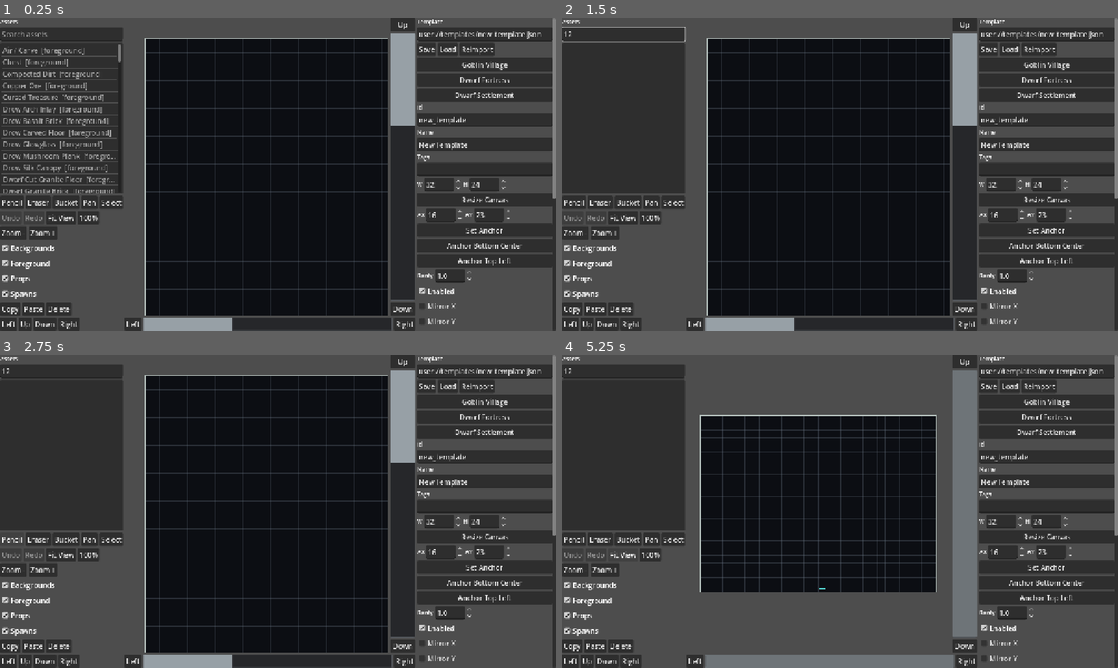
Above: before the commit, frames 1-4 (two rows, left to right).
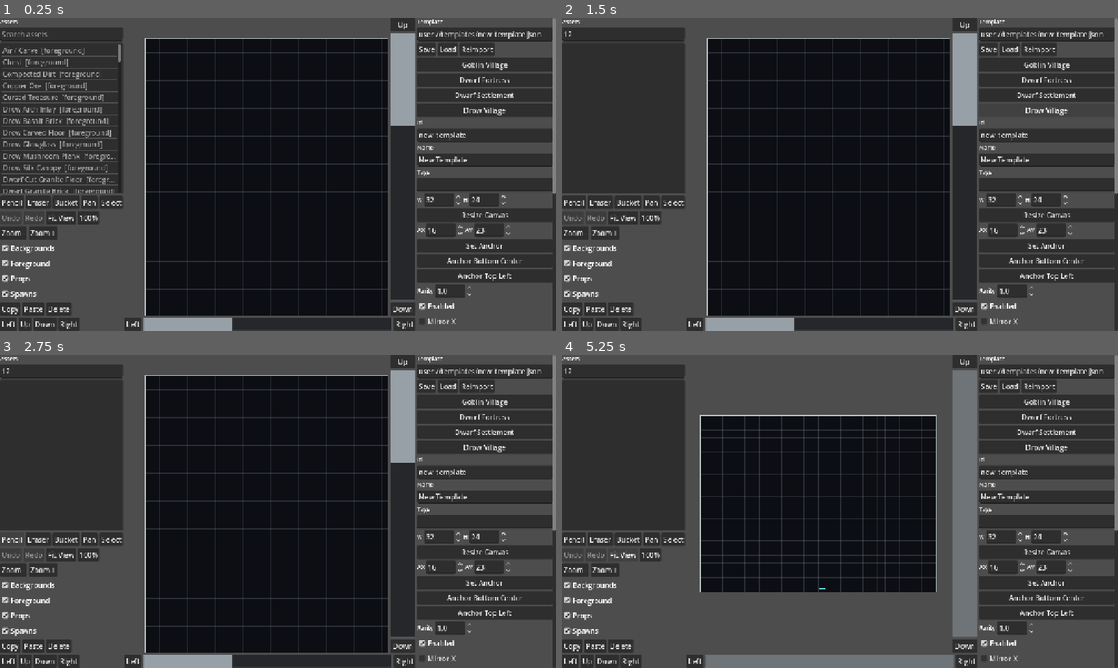
Above: after the commit, the same moments.

Repository: starrdye/deepbound
Game: Godot game, scene res://scenes/PrefabDesigner.tscn
Same seed, same stepped clock (60 frames per second), same inputs: the game is played once before the commit and once after it. This scene is started directly instead of the project's main scene.
Inputs (mouse positions are in pixels of both pictures, inside the frame that each line leads up to):
- Up to frame 1 (0.25 s): no input
- Up to frame 2 (1.5 s): click (623, 33) at 0.52 s; type "12" at 0.6 s; click (1045, 111) at 1.25 s, where only the run after the commit has a clickable "Drow Village"
- Up to frame 3 (2.75 s): click "Pencil" at 2 s
- Up to frame 4 (5.25 s): click "Bucket" at 2.75 s; click "Pan" at 3.5 s; click "Select" at 4.25 s; click "Fit View" at 5 s

The runs differ from the first frame. In frame 1, 8.1% of the frame differs, in the area x 75-100%, y 27-98%; in frame 2, 7.5%; in frame 3, 8.1%; in frame 4, 8.1%.

Commit message:
feat: expose Drow Village in the prefab template editor
Add "Drow Village" -> "res://data/templates/drow_village_full.json"
to BUILTIN_TEMPLATE_PATHS so the button appears in the template
picker panel and load_from_path() can resolve it.

Without this entry the button was missing entirely, making the
template invisible to in-editor authoring.

Co-Authored-By: Claude Sonnet 4.6 <noreply@anthropic.com>

Diff:
--- a/deepbound_godot/scripts/controllers/PrefabDesignerController.gd
+++ b/deepbound_godot/scripts/controllers/PrefabDesignerController.gd
@@ -20,6 +20,7 @@
 	"Goblin Village": "res://data/templates/goblin_village_full.json",
 	"Dwarf Fortress": "res://data/templates/dwarf_fortress_full.json",
 	"Dwarf Settlement": "res://data/templates/dwarf_settlement_full.json",
+	"Drow Village": "res://data/templates/drow_village_full.json",
 }
 const LAYERS := ["backgrounds", "foreground", "props", "spawns"]
 const TOOL_PENCIL := "pencil"
